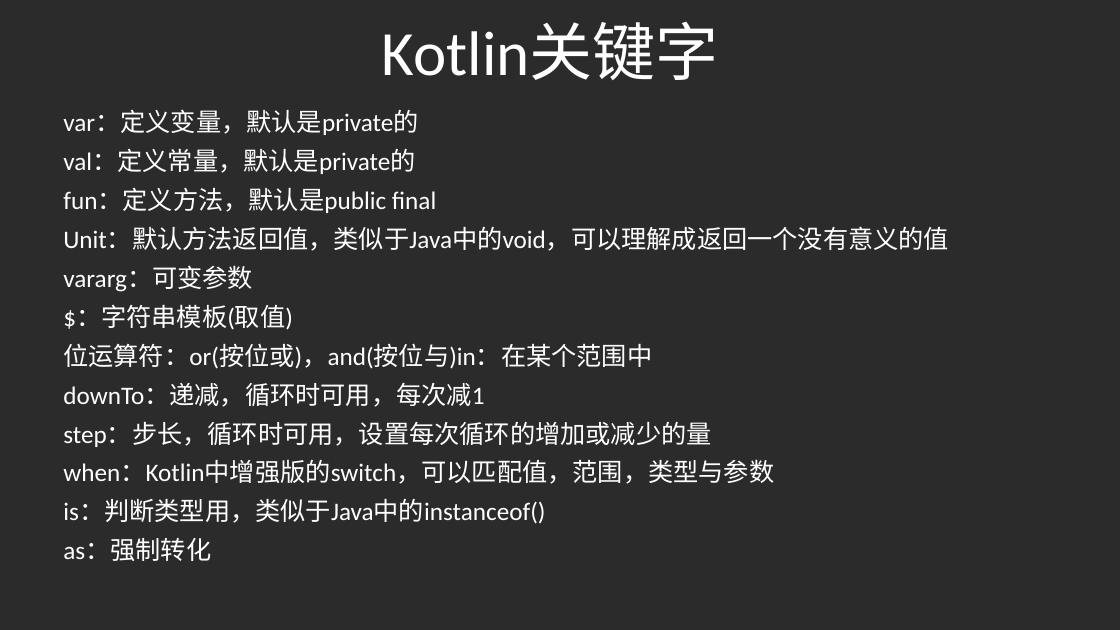
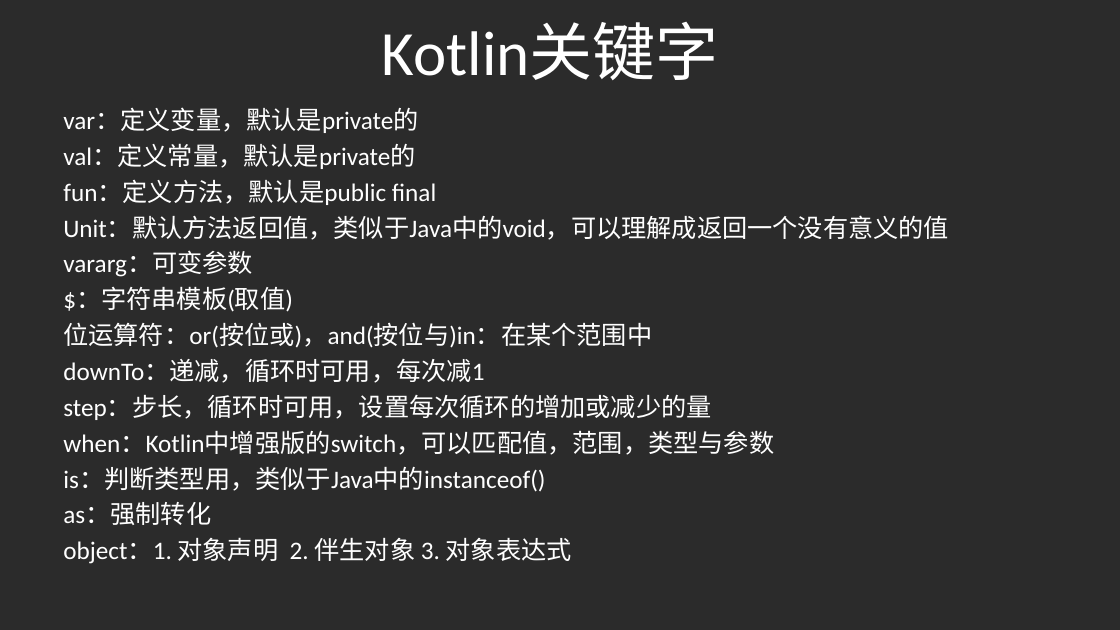
Before and after one commit to gaoleicoding/HelloKotlin, a slide deck: slide 4 of KotlinApp/Kotlin分享.pptx. Drawn at 1120x630 pixels with LibreOffice and Linux fonts; fonts in the diff are those of the drawing; background and template pictures are left out; a plain dark background stands for a picture behind light text. Boxes give left, top, right and bottom in pixels: in the first picture for what was removed or moved away, otherwise in the second. Text is boxed around its words. In the diff, an @@ line names an element or a change of style, - is before the commit and + after.

Commit message:
修改ppt

```diff
--- a/KotlinApp/Kotlin分享.pptx
+++ b/KotlinApp/Kotlin分享.pptx
@@ subtitle at box(63, 109, 949, 525): line spacing 0.9 to 0.8 @@
@@ subtitle at box(63, 537, 572, 564): paragraph added @@
+object：1. 对象声明 2. 伴生对象 3. 对象表达式
```
